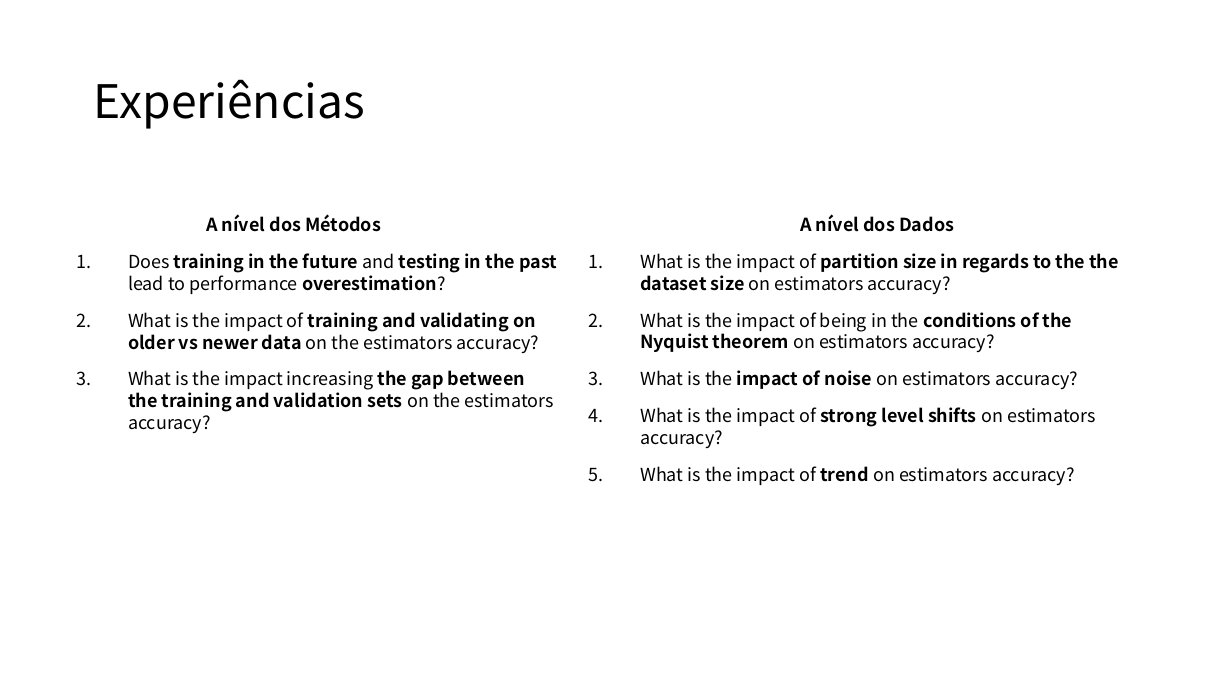
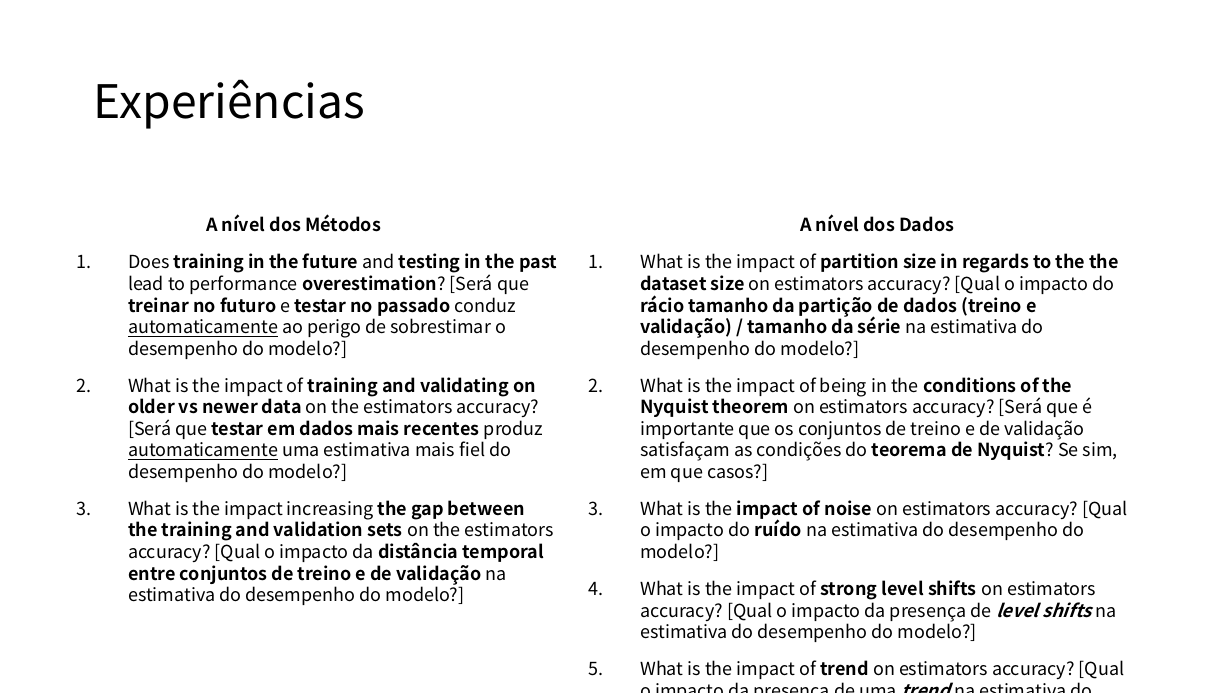
Before and after one commit to MiguelLoureiro98/timecave, a slide deck: slide 27 of papers/.ppt/cvtimeseries.pptx. Drawn at 1232x693 pixels with LibreOffice and Linux fonts; fonts in the diff are those of the drawing. Boxes give left, top, right and bottom in pixels: in the first picture for what was removed or moved away, otherwise in the second. Text is boxed around its words. In the diff, an @@ line names an element or a change of style, - is before the commit and + after.

Commit message:
Updated .ppt

```diff
--- a/papers/.ppt/cvtimeseries.pptx
+++ b/papers/.ppt/cvtimeseries.pptx
@@ text at box(128, 253, 557, 605): text changed; bold off @@
-1. Does training in the future and testing in the past lead to performance overestimation?
-2. What is the impact of training and validating on older vs newer data on the estimators accuracy?
-3. What is the impact increasing the gap between the training and validation sets on the estimators accuracy?
+1. Does training in the future and testing in the past lead to performance overestimation? [Será que treinar no futuro e testar no passado conduz automaticamente ao perigo de sobrestimar o desempenho do modelo?]
+2. What is the impact of training and validating on older vs newer data on the estimators accuracy? [Será que testar em dados mais recentes produz automaticamente uma estimativa mais fiel do desempenho do modelo?]
+3. What is the impact increasing the gap between the training and validation sets on the estimators accuracy? [Qual o impacto da distância temporal entre conjuntos de treino e de validação na estimativa do desempenho do modelo?]
@@ text at box(640, 253, 1128, 679): text changed @@
-1. What is the impact of partition size in regards to the the dataset size on estimators accuracy?
-2. What is the impact of being in the conditions of the Nyquist theorem on estimators accuracy?
-3. What is the impact of noise on estimators accuracy?
-4. What is the impact of strong level shifts on estimators accuracy?
-5. What is the impact of trend on estimators accuracy?
+1. What is the impact of partition size in regards to the the dataset size on estimators accuracy? [Qual o impacto do rácio tamanho da partição de dados (treino e validação) / tamanho da série na estimativa do desempenho do modelo?]
+2. What is the impact of being in the conditions of the Nyquist theorem on estimators accuracy? [Será que é importante que os conjuntos de treino e de validação satisfaçam as condições do teorema de Nyquist? Se sim, em que casos?]
+3. What is the impact of noise on estimators accuracy? [Qual o impacto do ruído na estimativa do desempenho do modelo?]
+4. What is the impact of strong level shifts on estimators accuracy? [Qual o impacto da presença de level shifts na estimativa do desempenho do modelo?]
+5. What is the impact of trend on estimators accuracy? [Qual o impacto da presença de uma trend na estimativa do desempenho do modelo?]
```
Also in this commit, not shown: 9 other slides changed.
